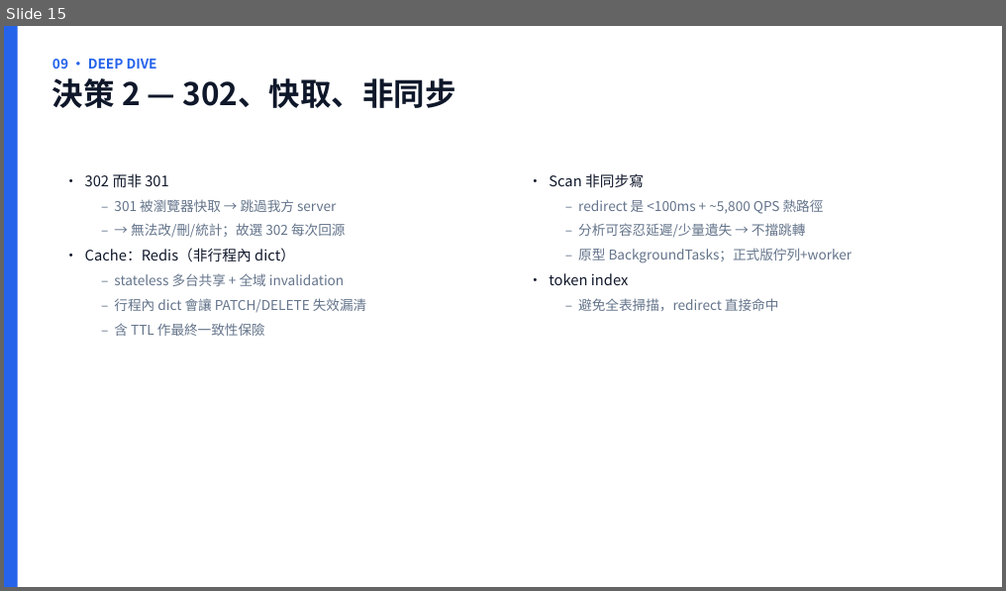
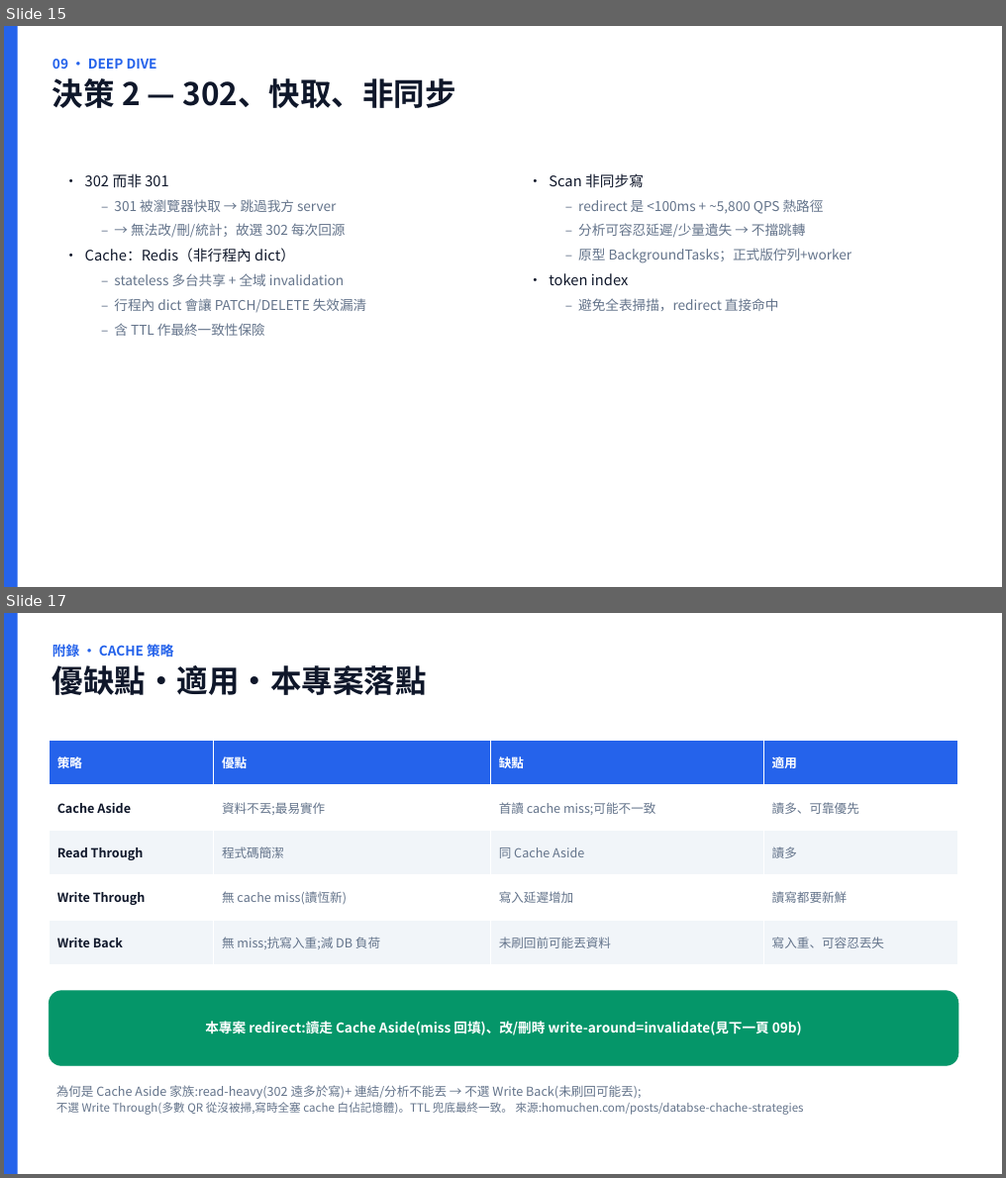
Before and after one commit to scolley31/system-design-demo, a slide deck: QR Code Generator/QR_Code_Generator.pptx. Shown one above the other, each under a label of ours: slide 15 before the commit, slides 15 and 17 after it; the slides between them are not shown. The pictures are 1006x591 and 1006x1178 pixels, drawn with LibreOffice and Linux fonts; fonts in the diff are those of the drawing. Boxes give left, top, right and bottom in pixels: in the first picture for what was removed or moved away, otherwise in the second. Text is boxed around its words. In the diff, an @@ line names an element or a change of style, - is before the commit and + after.

Commit message:
PPT: 新增 Cache 策略介紹 2 頁 (Cache Aside/Read Through/Write Through/Write Back + 優缺點/適用/本專案落點) [skip ci]

```diff
--- a/QR Code Generator/QR_Code_Generator.pptx
+++ b/QR Code Generator/QR_Code_Generator.pptx
@@ slide 17 added at box(4, 613, 1002, 1174), background #FFFFFF @@
@@ rectangle added at box(4, 613, 18, 1174), fill #2563EB @@
@@ text added at box(53, 643, 427, 695), 30 pt, text #0F172A, bold @@
+附錄 · CACHE 策略
+優缺點・適用・本專案落點
@@ table added at box(49, 741, 958, 964), 5 rows, 4 columns @@
+策略 | 優點 | 缺點 | 適用
+Cache Aside | 資料不丟;最易實作 | 首讀 cache miss;可能不一致 | 讀多、可靠優先
+Read Through | 程式碼簡潔 | 同 Cache Aside | 讀多
+Write Through | 無 cache miss(讀恆新) | 寫入延遲增加 | 讀寫都要新鮮
+Write Back | 無 miss;抗寫入重;減 DB 負荷 | 未刷回前可能丟資料 | 寫入重、可容忍丟失
@@ rounded rectangle added at box(49, 991, 958, 1065), fill #059669, outline #059669 0.75 pt, 13 pt, text #FFFFFF, bold @@
+本專案 redirect:讀走 Cache Aside(miss 回填)、改/刪時 write-around=invalidate(見下一頁 09b)
@@ text added at box(56, 1085, 804, 1115), 11 pt, text #64748B @@
+為何是 Cache Aside 家族:read-heavy(302 遠多於寫)+ 連結/分析不能丟 → 不選 Write Back(未刷回可能丟);
+不選 Write Through(多數 QR 從沒被掃,寫時全塞 cache 白佔記憶體)。TTL 兜底最終一致。 來源:homuchen.com/posts/databse-chache-strategies
```
Also in this commit, not shown: 1 other slide added, 1 other file.
